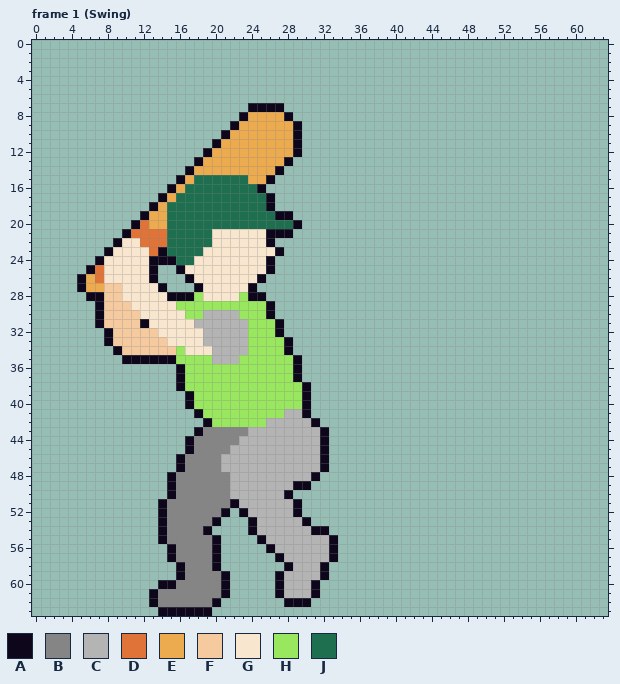
Edited in one commit: pixel-art file (Aseprite Files/Batter.aseprite). This is how it looked before the edit.
64x64 pixels, 12 frames. Shown: frame 1 (Swing). The commit also changed other frames, which this record leaves out.
Palette (. is transparent): A #0e071b  B #858585  C #b4b4b4  D #e07438  E #edab50  F #f6ca9f  G #f9e6cf  H #99e65f  J #1e6f50
Once edited:
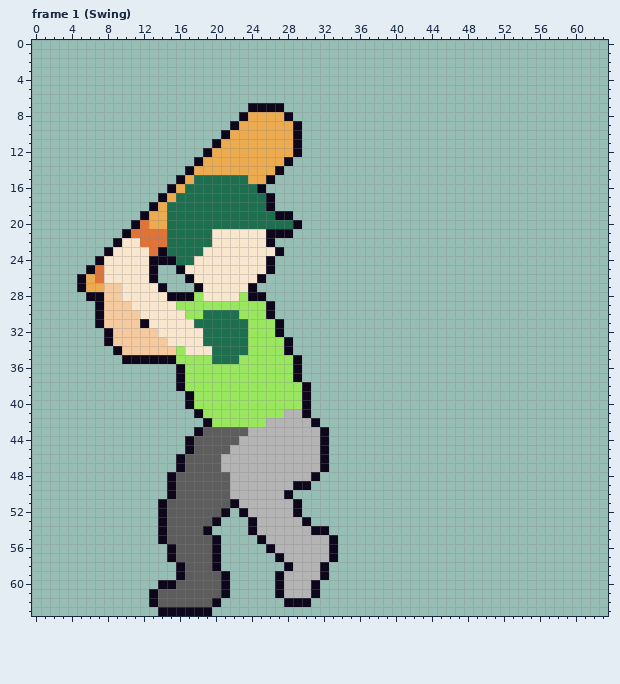
Edits made:
colour B: #858585 -> #5d5d5d
Frame 1 (Swing):
y 30: x 19..22 CCCC -> JJJJ
y 31: x 18..23 CCCCCC -> JJJJJJ
y 32..33: x 19..23 CCCCC -> JJJJJ
y 34: x 20..23 CCCC -> JJJJ
y 35: x 20..22 CCC -> JJJ
